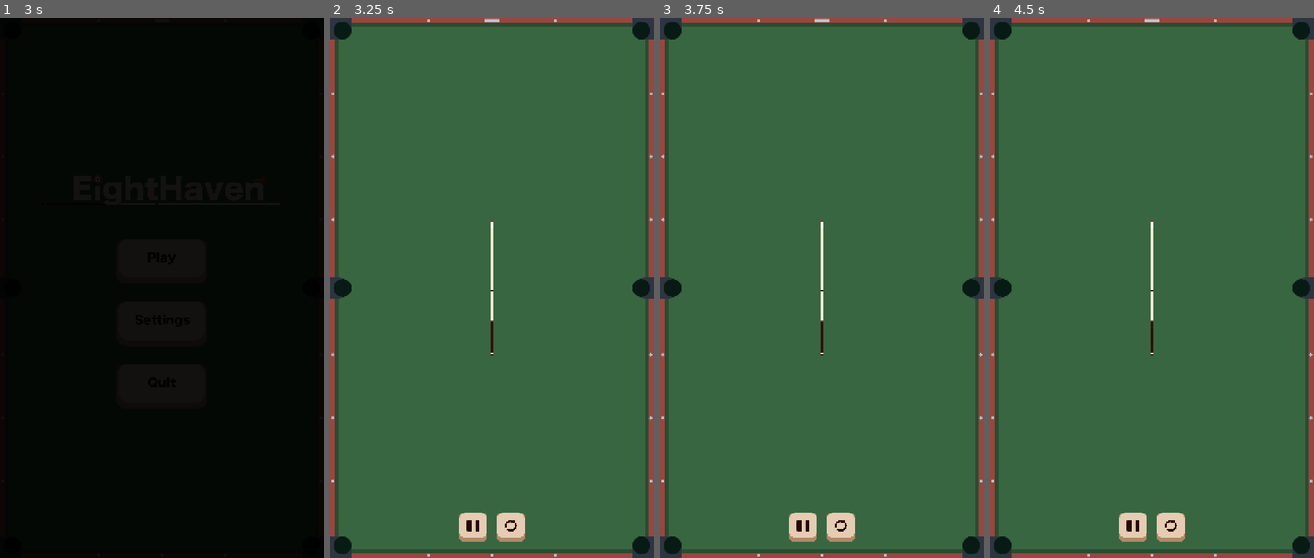
Above: before the commit, frames 1-4 (left to right).
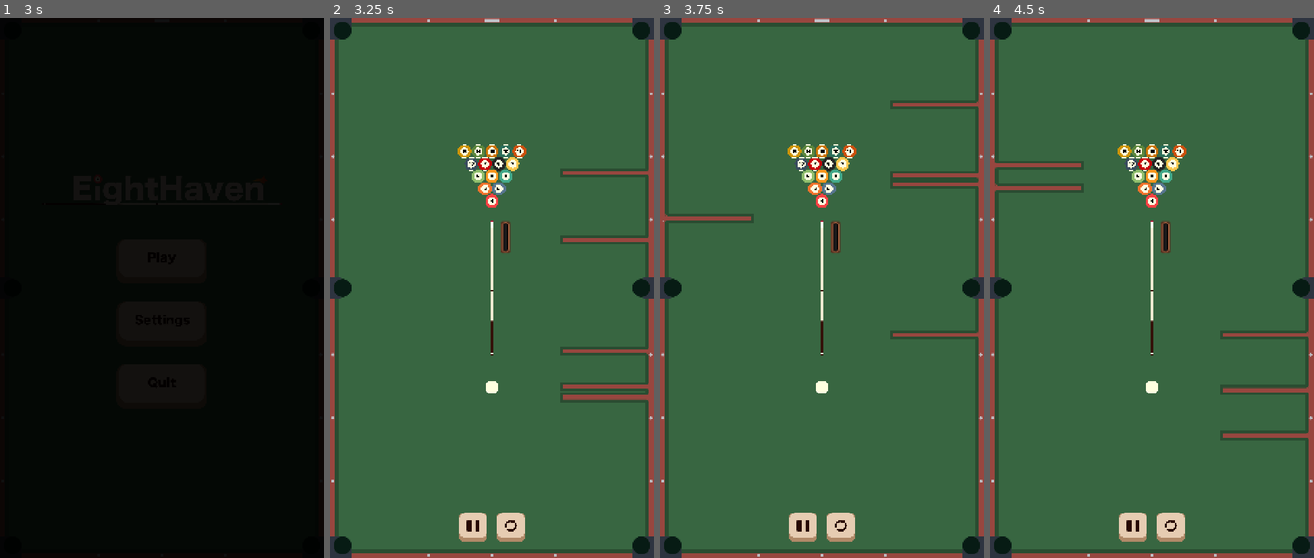
Above: after the commit, the same moments.

Repository: Yukeey07/EightHaven
Game: Godot game, scene res://assets/scenes/main_menu.tscn
The game is run twice, just before and just after one commit, with the same random seed, the same clock (stepped at 60 frames per second) and the same inputs. Sound files missing from this copy of the repository are replaced by a short silence.
Inputs (mouse positions are in pixels of both pictures, inside the frame that each line leads up to):
- Up to frame 1 (3 s): click (162, 261) at 0.5 s; click (162, 261) at 1.25 s; click (162, 261) at 2 s; move the mouse to (233, 261) at 2.77 s; click (233, 261) at 2.92 s
- Up to frame 2 (3.25 s): no input
- Up to frame 3 (3.75 s): click (841, 525) at 3.5 s
- Up to frame 4 (4.5 s): click (1171, 525) at 4.25 s

Frame 1 is identical in both runs. In frame 2, 3.7% of the frame differs, in the area x 39-99%, y 23-72%; in frame 3, 3.7%; in frame 4, 3.8%, in the area x 1-99%, y 23-79%.
Error before the commit: Attempt to call function 'getBlockaden' in base 'null instance' on a null instance. (res://assets/scripts/gameManager.gd:19)
Error after the commit: Trying to assign invalid previously freed instance. (res://assets/scripts/Bot.gd:5)

Commit message:
blockages

Diff:
--- a/assets/scenes/blockade.tscn
+++ b/assets/scenes/blockade.tscn
@@ -1,12 +1,14 @@
 [gd_scene format=3 uid="uid://0jfp5sv6yhj3"]
 
 [ext_resource type="Texture2D" uid="uid://8vt5rtfoj8ff" path="res://assets/LangeBlockade.png" id="1_1g7eu"]
+[ext_resource type="Script" uid="uid://cin0h1oupcoeq" path="res://assets/scripts/blockade.gd" id="2_gy15o"]
 
 [sub_resource type="RectangleShape2D" id="RectangleShape2D_1g7eu"]
 size = Vector2(84.99999, 814)
 
 [node name="Blockade" type="Sprite2D" unique_id=1051290853]
 texture = ExtResource("1_1g7eu")
+script = ExtResource("2_gy15o")
 
 [node name="Block" type="StaticBody2D" parent="." unique_id=251542348]
 position = Vector2(1456, 1200)
--- a/assets/scenes/game_scene.tscn
+++ b/assets/scenes/game_scene.tscn
@@ -21,15 +21,6 @@
 [ext_resource type="Texture2D" uid="uid://conx5y0cq0u3i" path="res://assets/UI/leave-nohover-press.png" id="19_k1gis"]
 [ext_resource type="Texture2D" uid="uid://bat4nm57xgvyt" path="res://assets/UI/leave-hover-nopress.png" id="20_7t7aj"]
 
-[sub_resource type="RectangleShape2D" id="RectangleShape2D_b8qth"]
-size = Vector2(2608, 86)
-
-[sub_resource type="RectangleShape2D" id="RectangleShape2D_x1kwt"]
-size = Vector2(2208, 83.5)
-
-[sub_resource type="RectangleShape2D" id="RectangleShape2D_aufxv"]
-size = Vector2(208, 83.5)
-
 [sub_resource type="Gradient" id="Gradient_50row"]
 offsets = PackedFloat32Array(0.08490566, 1)
 colors = PackedColorArray(0, 0, 0, 1, 0, 0, 0, 0)
@@ -38,224 +29,17 @@
 gradient = SubResource("Gradient_50row")
 fill_from = Vector2(1, 1)
 
+[sub_resource type="RectangleShape2D" id="RectangleShape2D_b8qth"]
+size = Vector2(2608, 86)
+
+[sub_resource type="RectangleShape2D" id="RectangleShape2D_x1kwt"]
+size = Vector2(2208, 83.5)
+
+[sub_resource type="RectangleShape2D" id="RectangleShape2D_aufxv"]
+size = Vector2(208, 83.5)
+
 [node name="gameScene" type="Node2D" unique_id=1829530168]
 script = ExtResource("1_yot8c")
-
-[node name="CanvasLayer" type="CanvasLayer" parent="." unique_id=1633955568]
-layer = -5
-
-[node name="ColorRect" type="ColorRect" parent="CanvasLayer" unique_id=1336854635]
-anchors_preset = 15
-anchor_right = 1.0
-anchor_bottom = 1.0
-grow_horizontal = 2
-grow_vertical = 2
-size_flags_horizontal = 3
-size_flags_vertical = 3
-mouse_filter = 2
-color = Color(0.21960784, 0.4, 0.25490198, 1)
-
-[node name="TextureRect" type="TextureRect" parent="CanvasLayer/ColorRect" unique_id=814621556]
-layout_mode = 1
-anchors_preset = 15
-anchor_right = 1.0
-anchor_bottom = 1.0
-grow_horizontal = 2
-grow_vertical = 2
-texture = ExtResource("2_07fqf")
-expand_mode = 4
-
-[node name="Camera2D" type="Camera2D" parent="." unique_id=56203908]
-zoom = Vector2(0.3, 0.3)
-
-[node name="Queue" parent="." unique_id=1734358920 instance=ExtResource("3_x1kwt")]
-
-[node name="Pockets" type="Node" parent="." unique_id=1165862890]
-
-[node name="Pocket" parent="Pockets" unique_id=1297985144 instance=ExtResource("4_aufxv")]
-position = Vector2(1376, -2376)
-scale = Vector2(0.7, 0.7)
-is_pocket = true
-
-[node name="Pocket2" parent="Pockets" unique_id=598633871 instance=ExtResource("4_aufxv")]
-position = Vector2(-1376, -2376)
-scale = Vector2(0.7, 0.7)
-is_pocket = true
-
-[node name="Pocket3" parent="Pockets" unique_id=1053944973 instance=ExtResource("4_aufxv")]
-position = Vector2(1376, 2376)
-scale = Vector2(0.7, 0.7)
-is_pocket = true
-
-[node name="Pocket4" parent="Pockets" unique_id=294028479 instance=ExtResource("4_aufxv")]
-position = Vector2(-1376, 2376)
-scale = Vector2(0.7, 0.7)
-is_pocket = true
-
-[node name="Pocket5" parent="Pockets" unique_id=1876599089 instance=ExtResource("4_aufxv")]
-position = Vector2(1376, 9.094947e-13)
-scale = Vector2(0.7, 0.7)
-is_pocket = true
-
-[node name="Pocket6" parent="Pockets" unique_id=514128661 instance=ExtResource("4_aufxv")]
-position = Vector2(-1376, 9.094947e-13)
-scale = Vector2(0.7, 0.7)
-is_pocket = true
-
-[node name="Border" type="Node" parent="." unique_id=1392634587]
-
-[node name="T" type="StaticBody2D" parent="Border" unique_id=1980802667]
-position = Vector2(448, 16)
-collision_layer = 3
-
-[node name="CollisionShape2D" type="CollisionShape2D" parent="Border/T" unique_id=284253050]
-position = Vector2(-448, -2475)
-shape = SubResource("RectangleShape2D_b8qth")
-
-[node name="B" type="StaticBody2D" parent="Border" unique_id=1969537477]
-position = Vector2(456, 1496)
-collision_layer = 3
-
-[node name="CollisionShape2D2" type="CollisionShape2D" parent="Border/B" unique_id=134480937]
-position = Vector2(-456, 960)
-shape = SubResource("RectangleShape2D_b8qth")
-
-[node name="LT" type="StaticBody2D" parent="Border" unique_id=1598001332]
-position = Vector2(8, 1056)
-rotation = 1.5707964
-collision_layer = 3
-
-[node name="CollisionShape2D" type="CollisionShape2D" parent="Border/LT" unique_id=1675250658]
-position = Vector2(-2256, 1470.2477)
-shape = SubResource("RectangleShape2D_x1kwt")
-
-[node name="LB" type="StaticBody2D" parent="Border" unique_id=737241778]
-position = Vector2(8, 336)
-rotation = 1.5707964
-collision_layer = 3
-
-[node name="CollisionShape2D" type="CollisionShape2D" parent="Border/LB" unique_id=1769050359]
-position = Vector2(864.00006, 1472)
-shape = SubResource("RectangleShape2D_x1kwt")
-
-[node name="RT" type="StaticBody2D" parent="Border" unique_id=1703103902]
-position = Vector2(1456, -1200)
-rotation = 1.5707964
-collision_layer = 3
-
-[node name="CollisionShape2D" type="CollisionShape2D" parent="Border/RT" unique_id=385909126]
-position = Vector2(-3.8146973e-06, 3.8146973e-06)
-shape = SubResource("RectangleShape2D_x1kwt")
-
-[node name="RB" type="StaticBody2D" parent="Border" unique_id=1954430356]
-position = Vector2(1456, 1200)
-rotation = 1.5707964
-collision_layer = 3
-
-[node name="CollisionShape2D" type="CollisionShape2D" parent="Border/RB" unique_id=1332214836]
-position = Vector2(0, -1.5258789e-05)
-shape = SubResource("RectangleShape2D_x1kwt")
-
-[node name="PB1" type="StaticBody2D" parent="Border" unique_id=495003570]
-position = Vector2(1536, 0)
-rotation = 1.5707964
-collision_layer = 3
-
-[node name="CollisionShape2D" type="CollisionShape2D" parent="Border/PB1" unique_id=372184418]
-position = Vector2(0, -3.4969094e-07)
-shape = SubResource("RectangleShape2D_aufxv")
-
-[node name="PB2" type="StaticBody2D" parent="Border" unique_id=762206055]
-position = Vector2(-1544, 0)
-rotation = 1.5707964
-collision_layer = 3
-
-[node name="CollisionShape2D" type="CollisionShape2D" parent="Border/PB2" unique_id=1491600643]
-position = Vector2(0, -3.4969094e-07)
-shape = SubResource("RectangleShape2D_aufxv")
-
-[node name="CPB1" type="Node2D" parent="Border" unique_id=699884085]
-position = Vector2(-1408, -2400)
-
-[node name="PB3" type="StaticBody2D" parent="Border/CPB1" unique_id=564481596]
-position = Vector2(-136, 0)
-rotation = 1.5707964
-collision_layer = 3
-
-[node name="CollisionShape2D" type="CollisionShape2D" parent="Border/CPB1/PB3" unique_id=1178392895]
-position = Vector2(0, -3.4969094e-07)
-shape = SubResource("RectangleShape2D_aufxv")
-
-[node name="PB4" type="StaticBody2D" parent="Border/CPB1" unique_id=1842390968]
-position = Vector2(0, -144)
-collision_layer = 3
-
-[node name="CollisionShape2D" type="CollisionShape2D" parent="Border/CPB1/PB4" unique_id=886746603]
-position = Vector2(0, -3.4969094e-07)
-shape = SubResource("RectangleShape2D_aufxv")
-
-[node name="CPB2" type="Node2D" parent="Border" unique_id=80140221]
-position = Vector2(1392, -2408)
-rotation = 1.5707964
-
-[node name="PB3" type="StaticBody2D" parent="Border/CPB2" unique_id=1758291052]
-position = Vector2(-136, 0)
-rotation = 1.5707964
-collision_layer = 3
-
-[node name="CollisionShape2D" type="CollisionShape2D" parent="Border/CPB2/PB3" unique_id=989219673]
-position = Vector2(0, -3.4969094e-07)
-shape = SubResource("RectangleShape2D_aufxv")
-
-[node name="PB4" type="StaticBody2D" parent="Border/CPB2" unique_id=763459100]
-position = Vector2(0, -144)
-collision_layer = 3
-
-[node name="CollisionShape2D" type="CollisionShape2D" parent="Border/CPB2/PB4" unique_id=1556222410]
-position = Vector2(0, -3.4969094e-07)
-shape = SubResource("RectangleShape2D_aufxv")
-
-[node name="CPB3" type="Node2D" parent="Border" unique_id=1125634923]
-position = Vector2(1400, 2392)
-rotation = 3.1415927
-
-[node name="PB3" type="StaticBody2D" parent="Border/CPB3" unique_id=1139942318]
-position = Vector2(-136, 0)
-rotation = 1.5707964
-collision_layer = 3
-
-[node name="CollisionShape2D" type="CollisionShape2D" parent="Border/CPB3/PB3" unique_id=1074364369]
-position = Vector2(0, -3.4969094e-07)
-shape = SubResource("RectangleShape2D_aufxv")
-
-[node name="PB4" type="StaticBody2D" parent="Border/CPB3" unique_id=365740941]
-position = Vector2(0, -144)
-collision_layer = 3
-
-[node name="CollisionShape2D" type="CollisionShape2D" parent="Border/CPB3/PB4" unique_id=1027606828]
-position = Vector2(0, -3.4969094e-07)
-shape = SubResource("RectangleShape2D_aufxv")
-
-[node name="CPB4" type="Node2D" parent="Border" unique_id=1076850155]
-position = Vector2(-1400, 2400)
-rotation = 4.712389
-
-[node name="PB3" type="StaticBody2D" parent="Border/CPB4" unique_id=1942719828]
-position = Vector2(-136, 0)
-rotation = 1.5707964
-collision_layer = 3
-
-[node name="CollisionShape2D" type="CollisionShape2D" parent="Border/CPB4/PB3" unique_id=1496003429]
-position = Vector2(0, -3.4969094e-07)
-shape = SubResource("RectangleShape2D_aufxv")
-
-[node name="PB4" type="StaticBody2D" parent="Border/CPB4" unique_id=1967579176]
-position = Vector2(0, -144)
-collision_layer = 3
-
-[node name="CollisionShape2D" type="CollisionShape2D" parent="Border/CPB4/PB4" unique_id=144103954]
-position = Vector2(0, -3.4969094e-07)
-shape = SubResource("RectangleShape2D_aufxv")
 
 [node name="GameOverlay" type="CanvasLayer" parent="." unique_id=1033429882]
 
@@ -347,11 +131,229 @@
 ignore_texture_size = true
 stretch_mode = 5
 
+[node name="CanvasLayer" type="CanvasLayer" parent="." unique_id=1633955568]
+layer = -5
+
+[node name="ColorRect" type="ColorRect" parent="CanvasLayer" unique_id=1336854635]
+anchors_preset = 15
+anchor_right = 1.0
+anchor_bottom = 1.0
+grow_horizontal = 2
+grow_vertical = 2
+size_flags_horizontal = 3
+size_flags_vertical = 3
+mouse_filter = 2
+color = Color(0.21960784, 0.4, 0.25490198, 1)
+
+[node name="TextureRect" type="TextureRect" parent="CanvasLayer/ColorRect" unique_id=814621556]
+layout_mode = 1
+anchors_preset = 15
+anchor_right = 1.0
+anchor_bottom = 1.0
+grow_horizontal = 2
+grow_vertical = 2
+texture = ExtResource("2_07fqf")
+expand_mode = 4
+
+[node name="Camera2D" type="Camera2D" parent="." unique_id=56203908]
+zoom = Vector2(0.3, 0.3)
+
+[node name="Queue" parent="." unique_id=1734358920 instance=ExtResource("3_x1kwt")]
+
 [node name="PowerBar" parent="." unique_id=110637102 instance=ExtResource("5_5t2cw")]
-offset_left = 1891.0
-offset_top = 843.0
-offset_right = 1891.0
-offset_bottom = 843.0
+offset_left = 126.0
+offset_top = -470.0
+offset_right = 126.0
+offset_bottom = -470.0
+
+[node name="Pockets" type="Node" parent="." unique_id=1165862890]
+
+[node name="Pocket" parent="Pockets" unique_id=1297985144 instance=ExtResource("4_aufxv")]
+position = Vector2(1376, -2376)
+scale = Vector2(0.7, 0.7)
+is_pocket = true
+
+[node name="Pocket2" parent="Pockets" unique_id=598633871 instance=ExtResource("4_aufxv")]
+position = Vector2(-1376, -2376)
+scale = Vector2(0.7, 0.7)
+is_pocket = true
+
+[node name="Pocket3" parent="Pockets" unique_id=1053944973 instance=ExtResource("4_aufxv")]
+position = Vector2(1376, 2376)
+scale = Vector2(0.7, 0.7)
+is_pocket = true
+
+[node name="Pocket4" parent="Pockets" unique_id=294028479 instance=ExtResource("4_aufxv")]
+position = Vector2(-1376, 2376)
+scale = Vector2(0.7, 0.7)
+is_pocket = true
+
+[node name="Pocket5" parent="Pockets" unique_id=1876599089 instance=ExtResource("4_aufxv")]
+position = Vector2(1376, 9.094947e-13)
+scale = Vector2(0.7, 0.7)
+is_pocket = true
+
+[node name="Pocket6" parent="Pockets" unique_id=514128661 instance=ExtResource("4_aufxv")]
+position = Vector2(-1376, 9.094947e-13)
+scale = Vector2(0.7, 0.7)
+is_pocket = true
+
+[node name="Border" type="Node" parent="." unique_id=1392634587]
+
+[node name="T" type="StaticBody2D" parent="Border" unique_id=1980802667]
+position = Vector2(448, 16)
+collision_layer = 3
+
+[node name="CollisionShape2D" type="CollisionShape2D" parent="Border/T" unique_id=284253050]
+position = Vector2(-448, -2475)
+shape = SubResource("RectangleShape2D_b8qth")
+
+[node name="B" type="StaticBody2D" parent="Border" unique_id=1969537477]
+position = Vector2(456, 1496)
+collision_layer = 3
+
+[node name="CollisionShape2D2" type="CollisionShape2D" parent="Border/B" unique_id=134480937]
+position = Vector2(-456, 960)
+shape = SubResource("RectangleShape2D_b8qth")
+
+[node name="LT" type="StaticBody2D" parent="Border" unique_id=1598001332]
+position = Vector2(8, 1056)
+rotation = 1.5707964
+collision_layer = 3
+
+[node name="CollisionShape2D" type="CollisionShape2D" parent="Border/LT" unique_id=1675250658]
+position = Vector2(-2256, 1470.2477)
+shape = SubResource("RectangleShape2D_x1kwt")
+
+[node name="LB" type="StaticBody2D" parent="Border" unique_id=737241778]
+position = Vector2(8, 336)
+rotation = 1.5707964
+collision_layer = 3
+
+[node name="CollisionShape2D" type="CollisionShape2D" parent="Border/LB" unique_id=1769050359]
+position = Vector2(864.00006, 1472)
+shape = SubResource("RectangleShape2D_x1kwt")
+
+[node name="RT" type="StaticBody2D" parent="Border" unique_id=1703103902]
+position = Vector2(1456, -1200)
+rotation = 1.5707964
+collision_layer = 3
+
+[node name="CollisionShape2D" type="CollisionShape2D" parent="Border/RT" unique_id=385909126]
+position = Vector2(-3.8146973e-06, 3.8146973e-06)
+shape = SubResource("RectangleShape2D_x1kwt")
+
+[node name="RB" type="StaticBody2D" parent="Border" unique_id=1954430356]
+position = Vector2(1456, 1200)
+rotation = 1.5707964
+collision_layer = 3
+
+[node name="CollisionShape2D" type="CollisionShape2D" parent="Border/RB" unique_id=1332214836]
+position = Vector2(0, -1.5258789e-05)
+shape = SubResource("RectangleShape2D_x1kwt")
+
+[node name="PB1" type="StaticBody2D" parent="Border" unique_id=495003570]
+position = Vector2(1536, 0)
+rotation = 1.5707964
+collision_layer = 3
+
+[node name="CollisionShape2D" type="CollisionShape2D" parent="Border/PB1" unique_id=372184418]
+position = Vector2(0, -3.4969094e-07)
+shape = SubResource("RectangleShape2D_aufxv")
+
+[node name="PB2" type="StaticBody2D" parent="Border" unique_id=762206055]
+position = Vector2(-1544, 0)
+rotation = 1.5707964
+collision_layer = 3
+
+[node name="CollisionShape2D" type="CollisionShape2D" parent="Border/PB2" unique_id=1491600643]
+position = Vector2(0, -3.4969094e-07)
+shape = SubResource("RectangleShape2D_aufxv")
+
+[node name="CPB1" type="Node2D" parent="Border" unique_id=699884085]
+position = Vector2(-1408, -2400)
+
+[node name="PB3" type="StaticBody2D" parent="Border/CPB1" unique_id=564481596]
+position = Vector2(-136, 0)
+rotation = 1.5707964
+collision_layer = 3
+
+[node name="CollisionShape2D" type="CollisionShape2D" parent="Border/CPB1/PB3" unique_id=1178392895]
+position = Vector2(0, -3.4969094e-07)
+shape = SubResource("RectangleShape2D_aufxv")
+
+[node name="PB4" type="StaticBody2D" parent="Border/CPB1" unique_id=1842390968]
+position = Vector2(0, -144)
+collision_layer = 3
+
+[node name="CollisionShape2D" type="CollisionShape2D" parent="Border/CPB1/PB4" unique_id=886746603]
+position = Vector2(0, -3.4969094e-07)
+shape = SubResource("RectangleShape2D_aufxv")
+
+[node name="CPB2" type="Node2D" parent="Border" unique_id=80140221]
+position = Vector2(1392, -2408)
+rotation = 1.5707964
+
+[node name="PB3" type="StaticBody2D" parent="Border/CPB2" unique_id=1758291052]
+position = Vector2(-136, 0)
+rotation = 1.5707964
+collision_layer = 3
+
+[node name="CollisionShape2D" type="CollisionShape2D" parent="Border/CPB2/PB3" unique_id=989219673]
+position = Vector2(0, -3.4969094e-07)
+shape = SubResource("RectangleShape2D_aufxv")
+
+[node name="PB4" type="StaticBody2D" parent="Border/CPB2" unique_id=763459100]
+position = Vector2(0, -144)
+collision_layer = 3
+
+[node name="CollisionShape2D" type="CollisionShape2D" parent="Border/CPB2/PB4" unique_id=1556222410]
+position = Vector2(0, -3.4969094e-07)
+shape = SubResource("RectangleShape2D_aufxv")
+
+[node name="CPB3" type="Node2D" parent="Border" unique_id=1125634923]
+position = Vector2(1400, 2392)
+rotation = 3.1415927
+
+[node name="PB3" type="StaticBody2D" parent="Border/CPB3" unique_id=1139942318]
+position = Vector2(-136, 0)
+rotation = 1.5707964
+collision_layer = 3
+
+[node name="CollisionShape2D" type="CollisionShape2D" parent="Border/CPB3/PB3" unique_id=1074364369]
+position = Vector2(0, -3.4969094e-07)
+shape = SubResource("RectangleShape2D_aufxv")
+
+[node name="PB4" type="StaticBody2D" parent="Border/CPB3" unique_id=365740941]
+position = Vector2(0, -144)
+collision_layer = 3
+
+[node name="CollisionShape2D" type="CollisionShape2D" parent="Border/CPB3/PB4" unique_id=1027606828]
+position = Vector2(0, -3.4969094e-07)
+shape = SubResource("RectangleShape2D_aufxv")
+
+[node name="CPB4" type="Node2D" parent="Border" unique_id=1076850155]
+position = Vector2(-1400, 2400)
+rotation = 4.712389
+
+[node name="PB3" type="StaticBody2D" parent="Border/CPB4" unique_id=1942719828]
+position = Vector2(-136, 0)
+rotation = 1.5707964
+collision_layer = 3
+
+[node name="CollisionShape2D" type="CollisionShape2D" parent="Border/CPB4/PB3" unique_id=1496003429]
+position = Vector2(0, -3.4969094e-07)
+shape = SubResource("RectangleShape2D_aufxv")
+
+[node name="PB4" type="StaticBody2D" parent="Border/CPB4" unique_id=1967579176]
+position = Vector2(0, -144)
+collision_layer = 3
+
+[node name="CollisionShape2D" type="CollisionShape2D" parent="Border/CPB4/PB4" unique_id=144103954]
+position = Vector2(0, -3.4969094e-07)
+shape = SubResource("RectangleShape2D_aufxv")
+
+[node name="Blockades" type="Node" parent="." unique_id=953919058]
 
 [connection signal="pressed" from="GameOverlay/Controls/BottomControls/Pause" to="." method="_on_pause_pressed"]
 [connection signal="pressed" from="GameOverlay/Controls/BottomControls/Resume" to="." method="_on_resume_pressed"]
--- /dev/null
+++ b/assets/scripts/blockade.gd
@@ -0,0 +1,18 @@
+extends Sprite2D
+
+@export var isLeft : bool
+
+# Called when the node enters the scene tree for the first time.
+func _ready() -> void:
+	if isLeft:
+		$".".flip_h = true
+		pass
+	else:
+		$".".flip_h = false
+		pass
+	pass # Replace with function body.
+
+
+# Called every frame. 'delta' is the elapsed time since the previous frame.
+func _process(delta: float) -> void:
+	pass
--- a/assets/scripts/blockaden_manager.gd
+++ b/assets/scripts/blockaden_manager.gd
@@ -1,27 +1,12 @@
 extends Node2D
 
-var allBlockaden = []
 var activeBlockaden = []
 var maxBlockaden = 5
-
-var rng : RandomNumberGenerator
 
 # Called when the node enters the scene tree for the first time.
 func _ready() -> void:
 	pass
 
-func getBlockaden() -> Array:
-	return get_children()
-
-func enableRandomBlockaden(blocks : Array):
-	rng = RandomNumberGenerator.new()
-	for b in allBlockaden:
-			var num = rng.randf_range(0, 6.0)
-			if num == 3:
-				activeBlockaden.append(b)
-				b.show()
-			pass
-
 # Called every frame. 'delta' is the elapsed time since the previous frame.
 func _process(delta: float) -> void:
 	pass
--- a/assets/scripts/gameManager.gd
+++ b/assets/scripts/gameManager.gd
@@ -2,6 +2,8 @@
 
 const BALL = preload("uid://drnq53lohvym0")
 const BOT = preload("res://assets/scenes/bot.tscn")
+
+const BLOCKADE = preload("uid://0jfp5sv6yhj3")
 
 var allBalls = Globals.allBalls
 
@@ -13,10 +15,13 @@
 const MAX_DRAG_DISTANCE: float = 500.0
 var bot = null
 
+var rng : RandomNumberGenerator
+
 # Called when the node enters the scene tree for the first time.
 func _ready() -> void:
+	rng = RandomNumberGenerator.new()
 	AudioService.create_audio(SoundEffect.SOUND_EFFECT_TYPE.BACKGROUND_MUSIC_1)
-	$Blockaden.enableRandomBlockaden($Blockaden.getBlockaden())
+	spawnBlockades(5)
 	spawnBalls()
 	spawnBot()
 	await get_tree().create_timer(10.0).timeout
@@ -58,6 +63,26 @@
 		add_child(ball)
 		startPos += Vector2(-125,0)
 	pass
+
+func spawnBlockades(amount : int):
+	for i in amount:
+		var blockage = BLOCKADE.instantiate()
+		var num = rng.randi_range(0,3)
+		print(num)
+		if num == 0: # TOP LEFT
+			blockage.position = Vector2(-1060.0, randf_range(-300.0, -2000.0))
+			blockage.isLeft = true
+		elif num == 1: # TOP RIGHT
+			blockage.position = Vector2(1060.0, randf_range(-300.0, -2000.0))
+			blockage.isLeft = false
+		elif num == 2: # BOTTOM LEFT
+			blockage.position = Vector2(1060.0, randf_range(300.0, 2000.0))
+			blockage.isLeft = false
+		elif num == 3: # BOTTOM RIGHT
+			blockage.position = Vector2(1060.0, randf_range(300.0, 2000.0))
+			blockage.isLeft = false
+
+		$Blockades.add_child(blockage)
 
 func spawnBot():
 	bot = BOT.instantiate()
Not shown, added: assets/scripts/blockade.gd.uid
